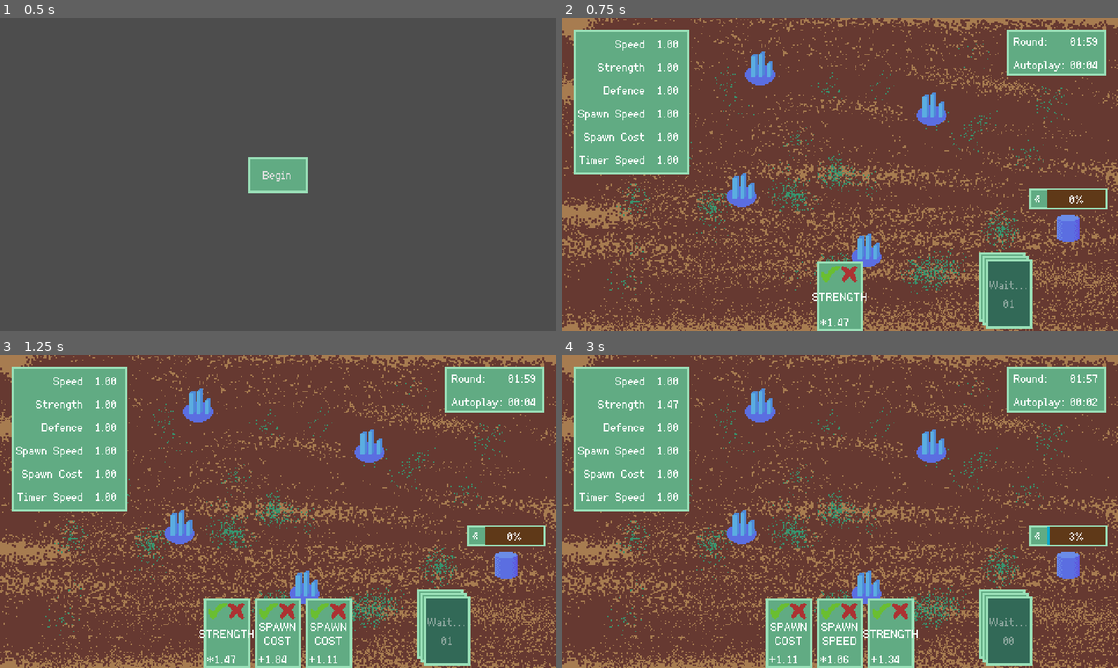
Above: before the commit, frames 1-4 (two rows, left to right).
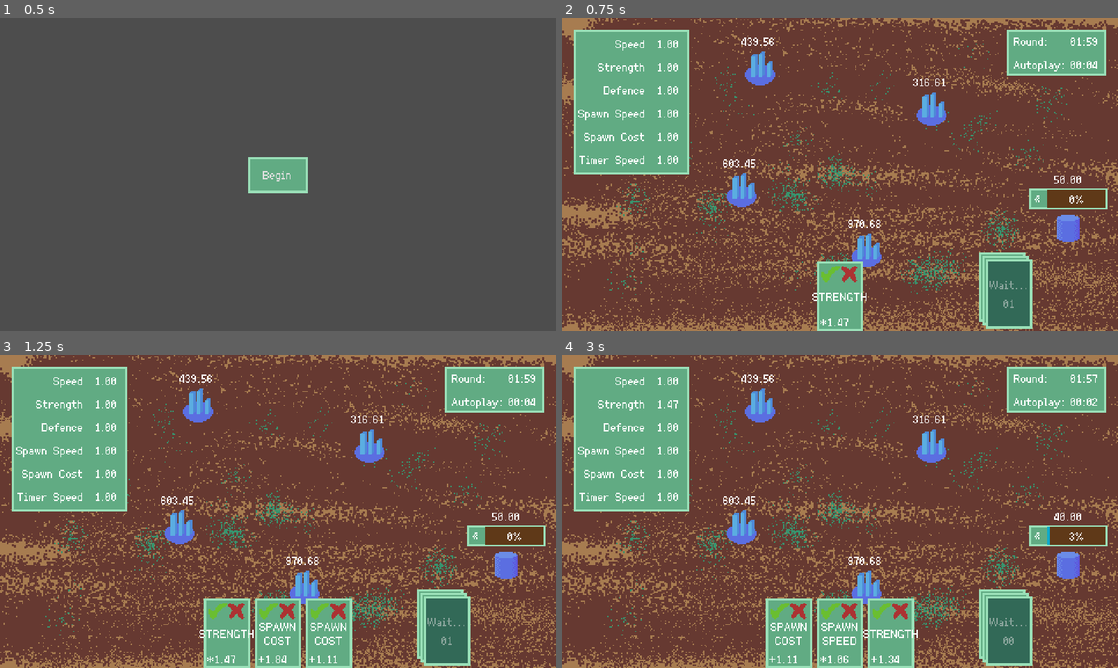
Above: after the commit, the same moments.

Repository: MumblyJuergens/gmtk-2026
Game: Godot game, scene res://app_root/app_root.tscn
Two runs of this game, one before a commit and one after it. Both use one fixed random seed, a clock stepped at 60 frames per second and the inputs below.
Inputs (mouse positions are in pixels of both pictures, inside the frame that each line leads up to):
- Up to frame 1 (0.5 s): no input
- Up to frame 2 (0.75 s): click "Begin" at 0.5 s
- Up to frame 3 (1.25 s): no input
- Up to frame 4 (3 s): click (778, 611) at 1.27 s; click (773, 611) at 2.02 s; click (1034, 536) at 2.75 s

Frame 1 is identical in both runs. In frame 2, 0.2% of the frame differs, in the area x 29-94%, y 6-68%; in frame 3, 0.2%; in frame 4, 0.3%.

Commit message:
feat: Dudes harvest cycle!

Diff:
--- a/game/base.gd
+++ b/game/base.gd
@@ -5,6 +5,7 @@
 @onready var dudes: Node2D = %Dudes
 @onready var progress_bar: ProgressBar = %ProgressBar
 @onready var make_dude: TextureButton = %MakeDude
+@onready var label: Label = %Label
 
 @export var stuff: float = 50.0
 @export var team: int = 0
@@ -37,6 +38,7 @@
 	else:
 		progress_bar.value = time - make_dude_timer.time_left
 	make_dude.disabled = stuff < cost
+	label.text = "%.2f" % [stuff]
 
 
 func _on_progress_bar_gui_input(event: InputEvent) -> void:
--- a/game/base.tscn
+++ b/game/base.tscn
@@ -67,6 +67,17 @@
 [node name="MakeDudeTimer" type="Timer" parent="." unique_id=1336928471]
 unique_name_in_owner = true
 
+[node name="Label" type="Label" parent="." unique_id=1278632795]
+unique_name_in_owner = true
+offset_left = -34.0
+offset_top = -47.0
+offset_right = 34.0
+offset_bottom = -31.0
+theme = ExtResource("3_y78wq")
+text = "200"
+horizontal_alignment = 1
+vertical_alignment = 1
+
 [connection signal="pressed" from="Panel/MarginContainer/HBoxContainer/MakeDude" to="." method="_on_make_dude_pressed"]
 [connection signal="gui_input" from="Panel/MarginContainer/HBoxContainer/ProgressBar" to="." method="_on_progress_bar_gui_input"]
 [connection signal="timeout" from="MakeDudeTimer" to="." method="_on_make_dude_timer_timeout"]
--- a/game/dude_state_machine/dude_collecting_state.gd
+++ b/game/dude_state_machine/dude_collecting_state.gd
@@ -3,15 +3,14 @@
 func process(dude: Dude, delta: float) -> void:
 	if dude.destination is StuffPile:
 		var pile: StuffPile = dude.destination
-		if pile.stuff > 0.0:
-			var amount := Config.DUDE_COLLECTION_RATE * stats.speed * delta
-			if amount > pile.stuff:
-				amount = pile.stuff
-				pile.stuff = 0
-			else:
-				pile.stuff -= amount
-			dude.stuff += amount
+		var capacity := Config.DUDE_COLLECTION_CAPACITY * stats.strength
+		if pile.is_empty() or dude.stuff >= capacity:
+			dude.change_state(DudeMachine.State.IDLE_HARVEST)
+			return
+		var amount := Config.DUDE_COLLECTION_RATE * stats.speed * delta
+		if amount > pile.stuff:
+			amount = pile.stuff
+			pile.stuff = 0.0
 		else:
-			dude.change_state(DudeMachine.State.IDLE_HARVEST)
-		if dude.stuff >= Config.DUDE_COLLECTION_CAPACITY * stats.strength:
-			dude.change_state(DudeMachine.State.MOVE_TO_BASE)
+			pile.stuff -= amount
+		dude.stuff += amount
--- a/game/dude_state_machine/dude_idle_harvest_state.gd
+++ b/game/dude_state_machine/dude_idle_harvest_state.gd
@@ -1,33 +1,30 @@
 class_name DudeIdleHarvestState extends DudeState
 
 func enter(dude: Dude) -> void:
+	var checker: Callable
+	var group: StringName
+	var new_state: DudeMachine.State
+
 	if dude.stuff >= Config.DUDE_COLLECTION_CAPACITY * stats.strength:
-		var bases := dude.get_tree().get_nodes_in_group("bases")
-		var my_base: Base
-		var min_distance: float = 10000.0
-		for base in bases:
-			if base is Base and base.team == dude.team:
-				var sbase: Base = base
-				if sbase.stuff != 0:
-					var distance := sbase.position.distance_to(dude.position)
-					if distance < min_distance:
-						my_base = sbase
-						min_distance = distance
-		if my_base:
-			dude.destination = my_base
-			dude.change_state(DudeMachine.State.MOVE_TO_BASE)
+		checker = func(node: Node2D)->bool: return node is Base
+		group = "bases"
+		new_state = DudeMachine.State.MOVE_TO_BASE
 	else:
-		var stuff_piles := dude.get_tree().get_nodes_in_group("stuff_piles")
-		var my_pile: StuffPile
-		var min_distance: float = 10000.0
-		for pile in stuff_piles:
-			if pile is StuffPile and pile.team == dude.team:
-				var spile: StuffPile = pile
-				if spile.stuff != 0:
-					var distance := spile.position.distance_to(dude.position)
-					if distance < min_distance:
-						my_pile = spile
-						min_distance = distance
-		if my_pile:
-			dude.destination = my_pile
-			dude.change_state(DudeMachine.State.MOVE_TO_PILE)
+		checker = func(node: Node2D)->bool: return node is StuffPile and node.stuff > 0
+		group = "stuff_piles"
+		new_state = DudeMachine.State.MOVE_TO_PILE
+
+	var bases := dude.get_tree().get_nodes_in_group(group)
+	var my_base: Node2D
+	var min_distance: float = 10000.0
+	for base in bases:
+		if checker.call(base) and base.team == dude.team:
+			var sbase: Node2D = base
+			if sbase.stuff != 0:
+				var distance := sbase.position.distance_to(dude.position)
+				if distance < min_distance:
+					my_base = sbase
+					min_distance = distance
+	if my_base:
+		dude.destination = my_base
+		dude.change_state(new_state)
--- a/game/dude_state_machine/dude_move_to_base.gd
+++ b/game/dude_state_machine/dude_move_to_base.gd
@@ -7,7 +7,10 @@
 	dude.stop()
 
 func process(dude: Dude, _delta: float) -> void:
-	if not dude.destination or not dude.destination is Base:
+	if not dude.destination:
+		push_warning("No destination is set")
+		return
+	if not dude.destination is Base:
 		push_warning("Moving to a base but none are set!")
 		return
 
--- a/game/stuff_pile.gd
+++ b/game/stuff_pile.gd
@@ -1,8 +1,16 @@
 class_name StuffPile
 extends Sprite2D
+
+@onready var label: Label = %Label
 
 var stuff: float
 var team := 0
 
 func _ready() -> void:
 	stuff = SharedJunk.rng.randf_range(Config.STUFF_PILE_MIN, Config.STUFF_PILE_MAX)
+
+func is_empty() -> bool:
+	return stuff <= 0.00
+
+func _process(delta: float) -> void:
+	label.text = "%.2f" % [stuff]
--- a/game/stuff_pile.tscn
+++ b/game/stuff_pile.tscn
@@ -2,6 +2,7 @@
 
 [ext_resource type="Texture2D" uid="uid://c28arijen45xq" path="res://assets/spritesheet.png" id="1_dlyyf"]
 [ext_resource type="Script" uid="uid://vft6nhde7v2v" path="res://game/stuff_pile.gd" id="2_sl2nx"]
+[ext_resource type="Theme" uid="uid://cgjvjqn1sdmfn" path="res://main_theme.tres" id="3_punpq"]
 
 [sub_resource type="AtlasTexture" id="AtlasTexture_4fuuu"]
 atlas = ExtResource("1_dlyyf")
@@ -20,3 +21,14 @@
 
 [node name="CollisionShape2D" type="CollisionShape2D" parent="Area2D" unique_id=2049525313]
 shape = SubResource("CircleShape2D_dxrkv")
+
+[node name="Label" type="Label" parent="." unique_id=1672480963]
+unique_name_in_owner = true
+offset_left = -31.0
+offset_top = -31.0
+offset_right = 31.0
+offset_bottom = -15.0
+theme = ExtResource("3_punpq")
+text = "200"
+horizontal_alignment = 1
+vertical_alignment = 1
